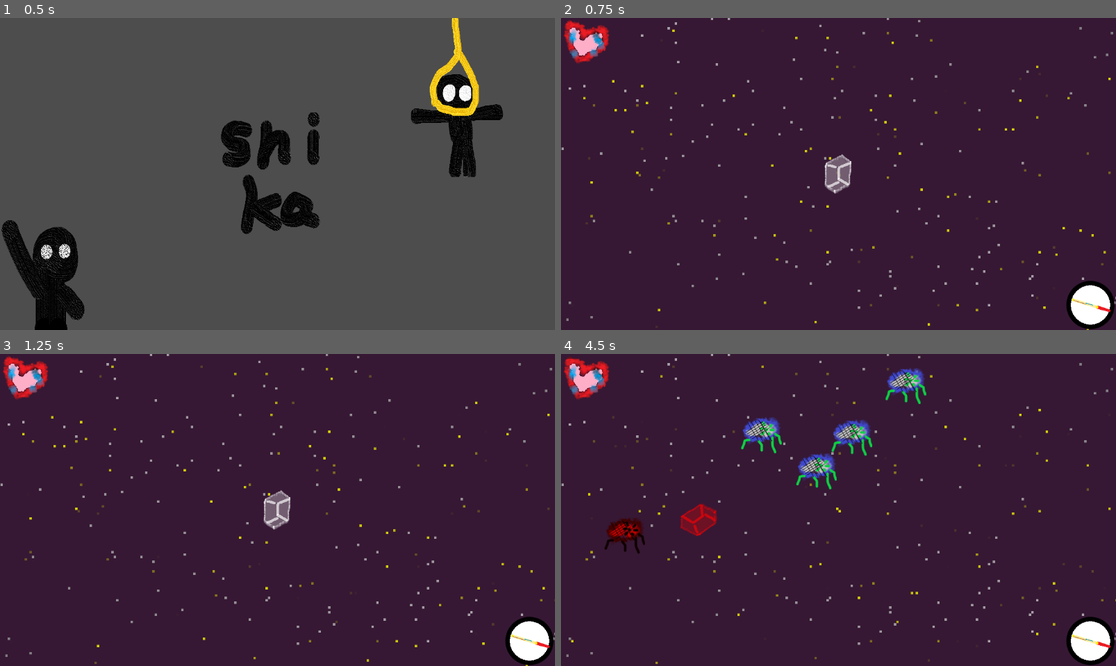
Above: before the commit, frames 1-4 (two rows, left to right).
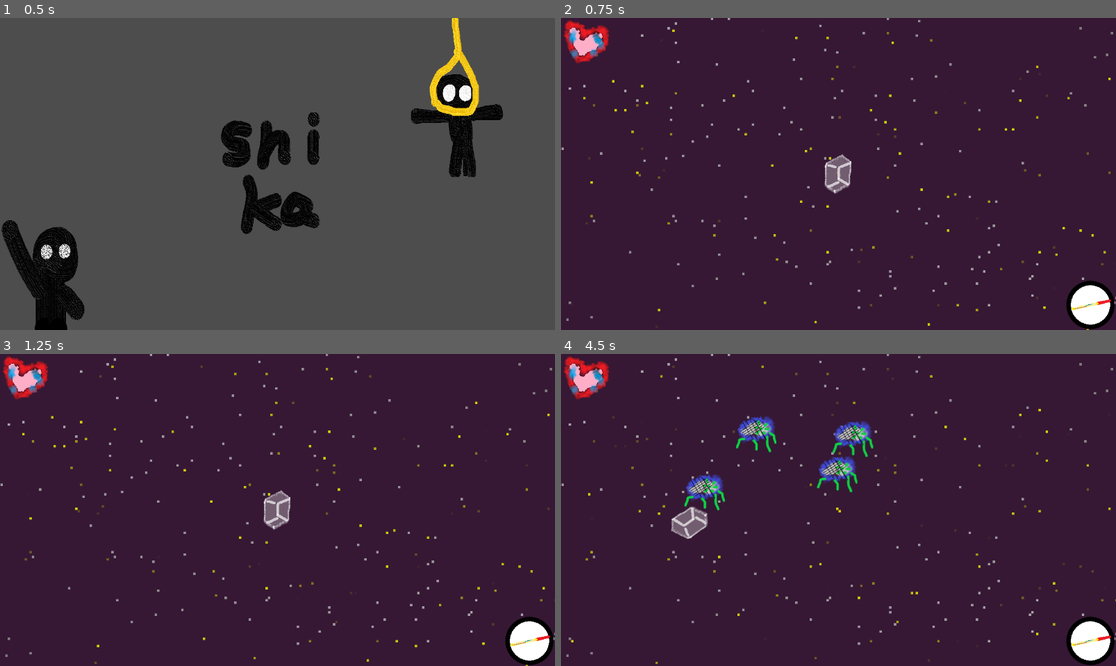
Above: after the commit, the same moments.

Repository: minicago/shika
Game: Godot game, scene res://tscns/main.tscn
Same seed, same stepped clock (60 frames per second), same inputs: the game is played once before the commit and once after it.
Inputs (mouse positions are in pixels of both pictures, inside the frame that each line leads up to):
- Up to frame 1 (0.5 s): no input
- Up to frame 2 (0.75 s): click (610, 273) at 0.5 s
- Up to frame 3 (1.25 s): no input
- Up to frame 4 (4.5 s): tap Enter at 1.25 s; move the mouse to (960, 494) at 1.27 s; press the mouse at (960, 494) at 1.28 s; hold Right (right) 1.28-2.03 s; move the mouse to (727, 525) at 2.02 s; release the mouse at (727, 525) at 2.03 s; hold Down (down) 2.03-2.78 s; click (727, 525) at 2.1 s; move the mouse to (894, 441) at 2.77 s; press the mouse at (894, 441) at 2.78 s; hold Right (right) 2.78-3.53 s; move the mouse to (810, 572) at 3.52 s; release the mouse at (810, 572) at 3.53 s; hold Up (up) 3.53-4.28 s; click (810, 572) at 3.6 s; move the mouse to (1005, 556) at 4.27 s; press the mouse at (1005, 556) at 4.28 s; hold Left (left) from 4.28 s (still down)

Frame 1 is identical in both runs. In frame 2, 0.1% of the frame differs, in the area x 91-100%, y 89-95%; in frame 3, 0.1%; in frame 4, 4.1%, in the area x 1-100%, y 0-95%.

Commit message:
world_info

Diff:
--- a/scripts/function/obj.gd
+++ b/scripts/function/obj.gd
@@ -100,7 +100,6 @@
 	load_AI(Register_table.obj_data[name]["AI_dic"])
 	load_bump_handler(Register_table.obj_data[name]["bump_handler_dic"])
 
-
 ########################################################################
 # bump
 ########################################################################
--- a/scripts/function/world.gd
+++ b/scripts/function/world.gd
@@ -6,6 +6,8 @@
 var lowlevel : World
 
 var monsters:Array
+var world_info:Dictionary = {}
+var rider_data:Dictionary = Register_table.obj_data["rider"]
 
 func get_rider():
 	return rider
@@ -19,20 +21,27 @@
 func win():
 	return get_rider().get_addon_info("win",false)
 
+func set_world_info(value :Dictionary):
+	world_info = value
+
+func set_rider_data(value : Dictionary):
+	rider_data = value
+
 func instance_rider():
 	rider = Obj.new()
-	rider.obj_init("rider",null,lowlevel)
+	Register_table.obj_data["customized"] = rider_data
+	rider.obj_init("customized",null,lowlevel)
 
 func instance_home():
 	home = Obj.new()
 	home.obj_init("home",null,lowlevel)
-	home.set_obj_position(randf_range(10000.0,12000.0)*Vector2(1.0,0).rotated(randf_range(0,2*PI)))
+	home.set_obj_position(world_info.get("home_dist", 10000)*Vector2(1.0,0).rotated(randf_range(0,2*PI)))
 
-func instance_monster():
+func instance_monster(name = "monster"):
 	# print("instance")
 	var monster = Obj.new()
-	monster.obj_init("monster",null,lowlevel)
-	monster.set_obj_position(randf_range(1000.0,1500.0)*get_rider().get_toward().rotated(randf_range(-0.4*PI,0.4*PI))+get_rider().get_obj_position())
+	monster.obj_init(name,null,lowlevel)
+	monster.set_obj_position(randf_range(1000.0,1500.0)*get_rider().get_toward().rotated(randf_range(-0.3*PI,0.3*PI))+get_rider().get_obj_position())
 	monsters.append(monster)
 
 func get_objs() -> Array[Obj]:
@@ -42,7 +51,19 @@
 	for monster in monsters:
 		if monster == null :
 			monsters.erase(monster)
-	if(monsters.size()<10): instance_monster()
+	if(monsters.size()<world_info.get("max_monsters",10)):
+		var monster_dic = world_info.get("monster_probility",{"monster":100})
+		var maxprob = 0
+		for monster_type in monster_dic:
+			maxprob += monster_dic[monster_type]
+		var prob = randi_range(0,maxprob - 1)
+		for monster_type in monster_dic:
+			if maxprob < monster_dic[monster_type]:
+				instance_monster(monster_type)
+				break
+			else :
+				maxprob -= monster_dic[monster_type]
+		instance_monster()
 
 func function_process(delta):
 	Bump_manager.manager_process(get_objs(), delta)
--- a/scripts/lowlevel/world.gd
+++ b/scripts/lowlevel/world.gd
@@ -4,6 +4,12 @@
 var UI : World_UI
 var function : World_function
 var timestamp = 0
+
+func set_world_info(value :Dictionary):
+	function.set_world_info(value)
+
+func set_rider_data(value : Dictionary):
+	function.set_rider_data(value)
 
 func get_rider():
 	return function.get_rider()
